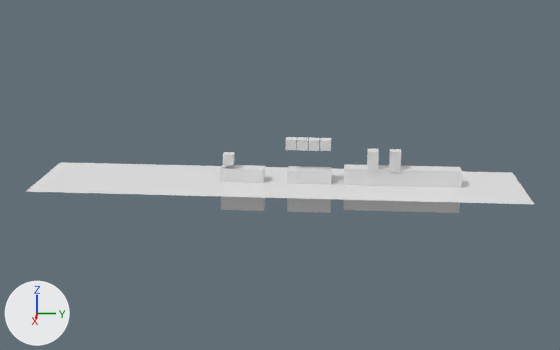
What one commit did to the Blender file project/main.blend.
Camera for both pictures: a 50 mm camera at (139.6, 11.0, 45.9) aimed at (0.0, 0.4, 1.0). Arrows for +X, +Y and +Z are at lower left; the lights stay in place.
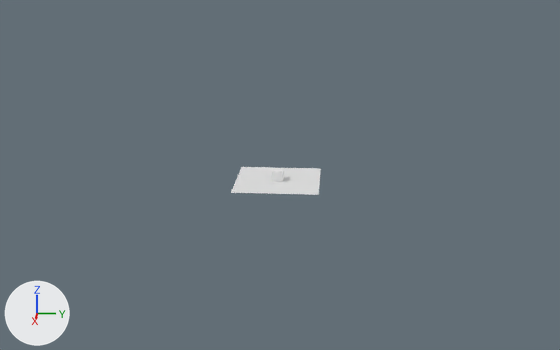
Where the change shows, as pixel boxes (x1, y1, x2, y2) in the pictures (560 x 350 px):
```json
{"object": "Plane", "change": "moved, rescaled", "before": [25, 162, 534, 204], "after": [231, 167, 321, 195], "on screen": "82% narrower, 33% shorter"}
{"object": "Cube.002", "change": "deleted", "before": [343, 164, 462, 213]}
{"object": "Cube.007", "change": "deleted", "before": [220, 165, 265, 211]}
{"object": "Cube.001", "change": "deleted", "before": [287, 166, 331, 213]}
{"object": "Cube", "change": "moved", "before": [222, 152, 235, 165], "after": [272, 168, 284, 182]}
{"object": "Cube.009", "change": "deleted", "before": [389, 149, 401, 172]}
{"object": "Cube.008", "change": "deleted", "before": [367, 149, 379, 172]}
{"object": "Cube.005", "change": "deleted", "before": [308, 137, 320, 151]}
{"object": "Cube.004", "change": "deleted", "before": [297, 137, 308, 151]}
{"object": "Cube.003", "change": "deleted", "before": [285, 137, 297, 150]}
{"object": "Cube.006", "change": "deleted", "before": [320, 138, 331, 151]}
```

The change, as JSON lines over the scene's bpy script:
```json
{"op": "set", "path": "ob_cube.location", "old": "(-0.1, -9.4, 4.0)", "new": "(0.0, 0.0, 1.0)"}
{"op": "remove", "block": "ob_cube_009", "code": ["ob_cube_009 = bpy.data.objects.new('Cube.009', me_cube_009)", "ob_cube_009.location = (0.2, 21.8, 4.4)", "ob_cube_009.scale = (1.0, 1.0, 1.92)"]}
{"op": "remove", "block": "ob_cube_008", "code": ["ob_cube_008 = bpy.data.objects.new('Cube.008', me_cube_008)", "ob_cube_008.location = (0.2, 17.7, 4.4)", "ob_cube_008.scale = (1.0, 1.0, 1.92)"]}
{"op": "remove", "block": "ob_cube_007", "code": ["ob_cube_007 = bpy.data.objects.new('Cube.007', me_cube_007)", "ob_cube_007.location = (-0.4, -6.8, -1.9)", "ob_cube_007.scale = (1.37, 4.1, 4.1)"]}
{"op": "remove", "block": "ob_cube_006", "code": ["ob_cube_006 = bpy.data.objects.new('Cube.006', me_cube_006)", "ob_cube_006.location = (-0.1, 8.9, 7.2)"]}
{"op": "remove", "block": "ob_cube_005", "code": ["ob_cube_005 = bpy.data.objects.new('Cube.005', me_cube_005)", "ob_cube_005.location = (-0.1, 6.7, 7.2)"]}
{"op": "remove", "block": "ob_cube_004", "code": ["ob_cube_004 = bpy.data.objects.new('Cube.004', me_cube_004)", "ob_cube_004.location = (-0.1, 4.6, 7.2)"]}
{"op": "remove", "block": "ob_cube_003", "code": ["ob_cube_003 = bpy.data.objects.new('Cube.003', me_cube_003)", "ob_cube_003.location = (-0.1, 2.5, 7.2)"]}
{"op": "remove", "block": "ob_cube_002", "code": ["ob_cube_002 = bpy.data.objects.new('Cube.002', me_cube_002)", "ob_cube_002.location = (-0.4, 23.3, -1.2)", "ob_cube_002.scale = (1.37, 10.8, 4.1)"]}
{"op": "remove", "block": "ob_cube_001", "code": ["ob_cube_001 = bpy.data.objects.new('Cube.001', me_cube_001)", "ob_cube_001.location = (-0.4, 5.9, -1.9)", "ob_cube_001.scale = (1.37, 4.1, 4.1)"]}
{"op": "set", "path": "ob_plane.location", "old": "(0.0, 0.0, -0.3)", "new": "(0.0, 0.0, 0.0)"}
{"op": "set", "path": "ob_plane.scale", "old": "(9.22, 45.5, 45.5)", "new": "(7.91, 7.91, 7.91)"}
```
